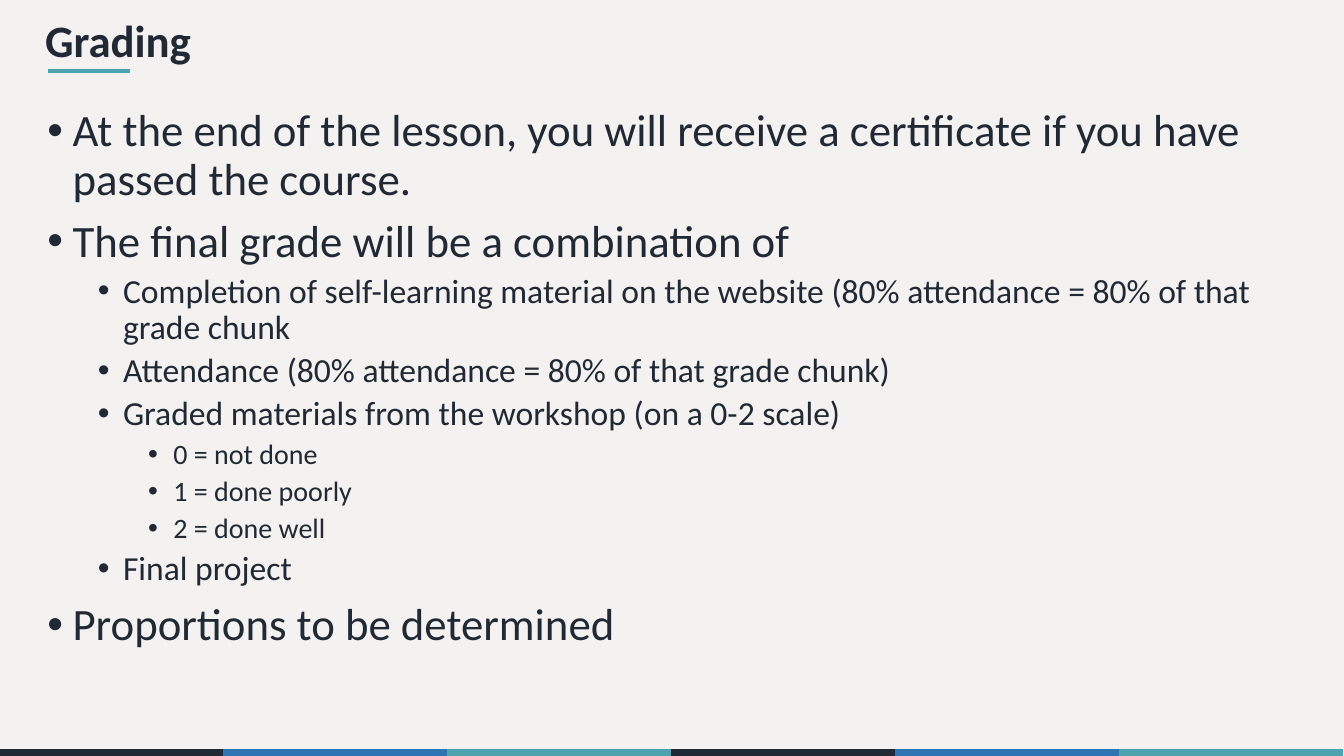
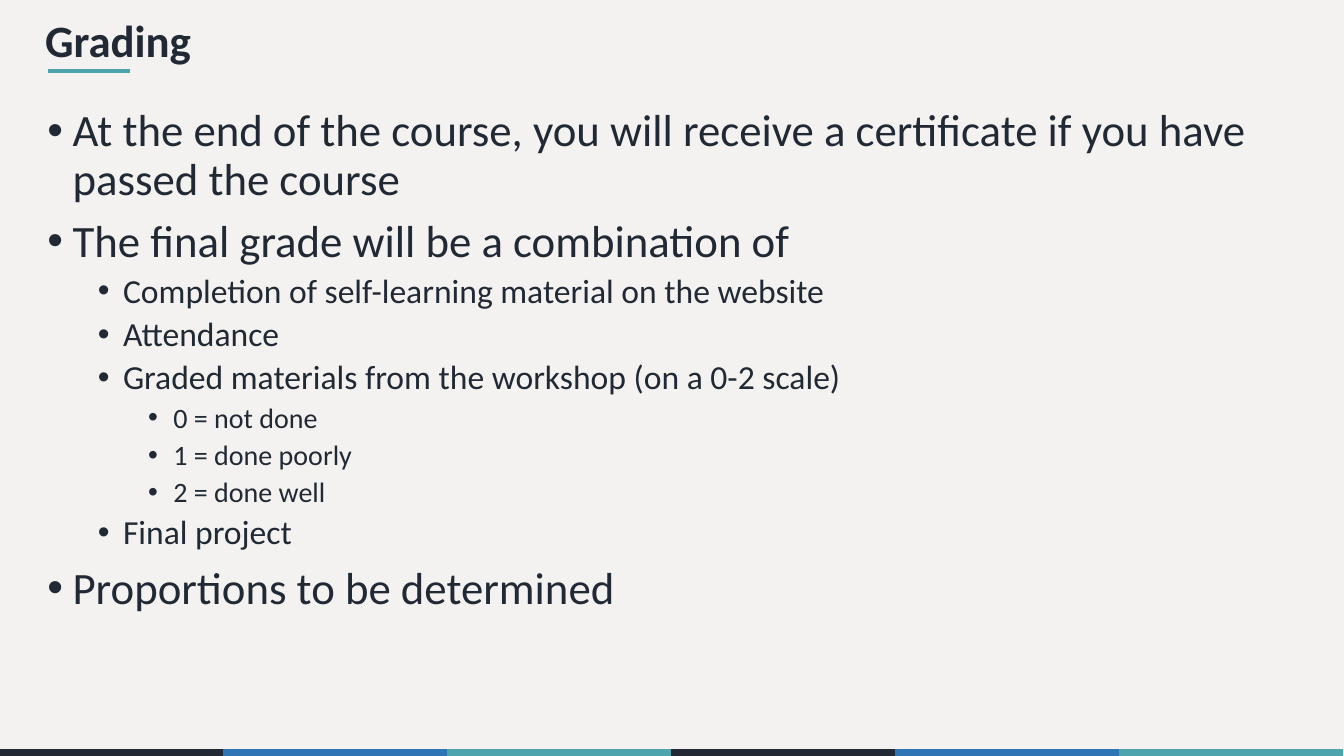
Before and after one commit to the-graph-courses/rbp_cohort_0_materials, a slide deck: slide 6 of week_01/slides/rbp_workshop_01.pptx. Drawn at 1344x756 pixels with LibreOffice and Linux fonts; fonts in the diff are those of the drawing. Boxes give left, top, right and bottom in pixels: in the first picture for what was removed or moved away, otherwise in the second. Text is boxed around its words. In the diff, an @@ line names an element or a change of style, - is before the commit and + after.

```diff
--- a/week_01/slides/rbp_workshop_01.pptx
+++ b/week_01/slides/rbp_workshop_01.pptx
@@ text at (x1=73, y1=115, x2=1245, y2=203): text changed @@
-• At the end of the lesson, you will receive a certificate if you have passed the course.
+• At the end of the course, you will receive a certificate if you have passed the course
@@ text at (x1=123, y1=279, x2=824, y2=347): text changed @@
-  • Completion of self-learning material on the website (80% attendance = 80% of that grade chunk
-  • Attendance (80% attendance = 80% of that grade chunk)
+  • Completion of self-learning material on the website
+  • Attendance
```
Also in this commit, not shown: 14 other slides changed, 3 slides added, 2 slides removed, 10 other files.
